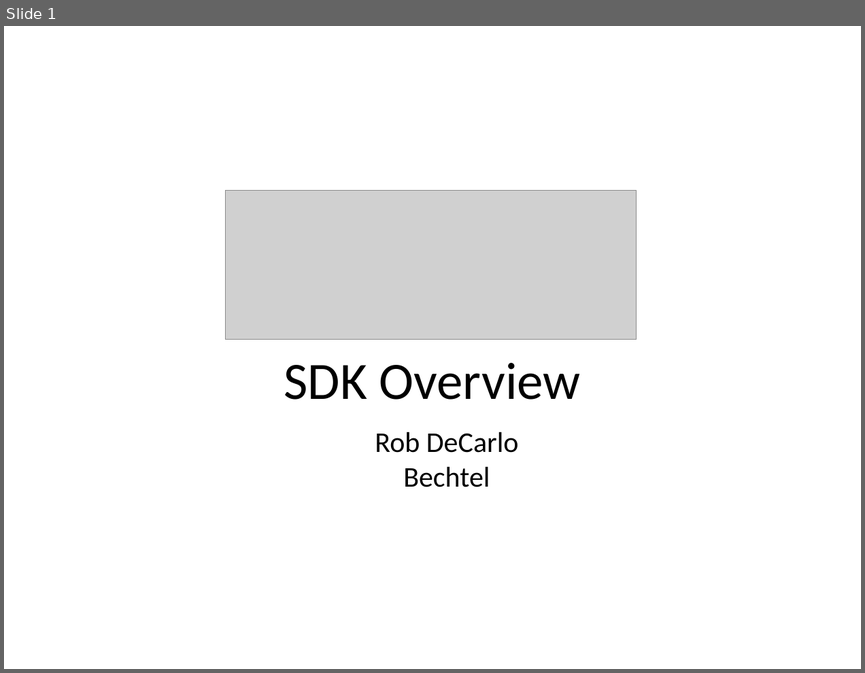
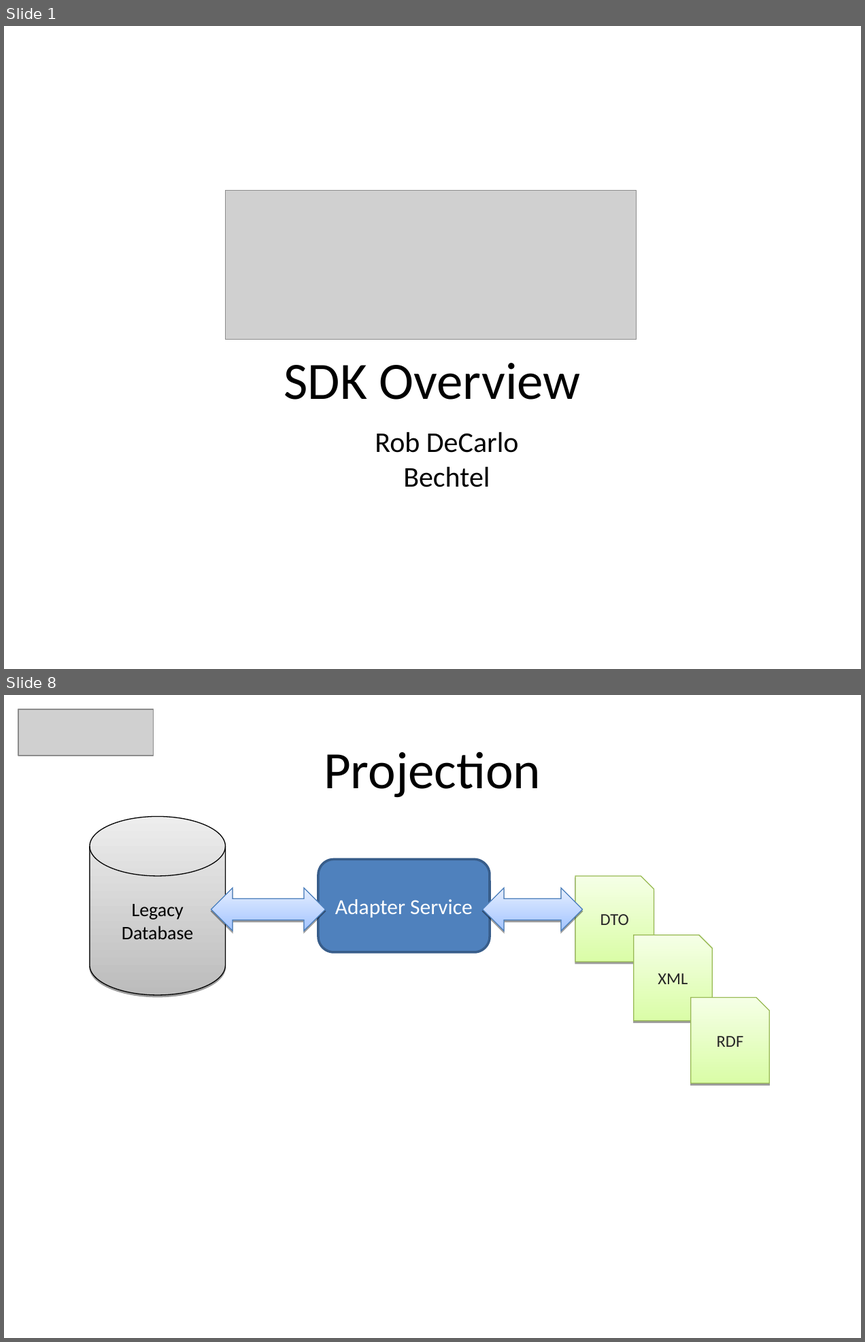
Before and after one commit to heyena/iring-tools, a slide deck: branches/2.0.x/Documentation/iRINGTools_SDK_Overview_v2.0.0.ppt. Shown one above the other, each under a label of ours: slide 1 before the commit, slides 1 and 8 after it; the slides between them are not shown. The pictures are 865x673 and 865x1342 pixels, drawn with LibreOffice and Linux fonts; fonts in the diff are those of the drawing; grey boxes stand for pictures; background and template pictures are left out. Boxes give left, top, right and bottom in pixels: in the first picture for what was removed or moved away, otherwise in the second. Text is boxed around its words. In the diff, an @@ line names an element or a change of style, - is before the commit and + after.

```diff
--- a/branches/2.0.x/Documentation/iRINGTools_SDK_Overview_v2.0.0.ppt
+++ b/branches/2.0.x/Documentation/iRINGTools_SDK_Overview_v2.0.0.ppt
@@ slide 8 added at <box>4,695,861,1338</box>, background #FFFFFF @@
@@ picture added at <box>18,709,154,756</box> @@
@@ text added at <box>324,751,541,798</box>, 44 pt, text #000000 @@
+Projection
@@ cylinder added at <box>90,817,225,995</box>, fill gradient #BCBCBC to #EDEDED, outline #000000 0.74 pt, 16 pt, text #000000 @@
+Legacy Database
@@ rounded rectangle added at <box>318,860,490,952</box>, fill #4F81BD, outline #385D8A 2.01 pt, 18 pt, text #FFFFFF @@
+Adapter Service
@@ freeform shape added at <box>575,876,654,962</box>, fill gradient #DAFDA7 to #F5FFE6, outline #98B954 0.74 pt, 14 pt, text #262626 @@
+DTO
@@ left right arrow added at <box>211,888,325,930</box>, fill gradient #A3C4FF to #E5EEFF, outline #4A7EBB 0.74 pt @@
@@ left right arrow added at <box>482,888,582,930</box>, fill gradient #A3C4FF to #E5EEFF, outline #4A7EBB 0.74 pt @@
@@ freeform shape added at <box>634,935,713,1021</box>, fill gradient #DAFDA7 to #F5FFE6, outline #98B954 0.74 pt, 14 pt, text #262626 @@
+XML
@@ freeform shape added at <box>690,998,769,1083</box>, fill gradient #DAFDA7 to #F5FFE6, outline #98B954 0.74 pt, 14 pt, text #262626 @@
+RDF
```
Also in this commit, not shown: 8 slides changed, 7 other slides added, 5 slides removed, 1 other file.
